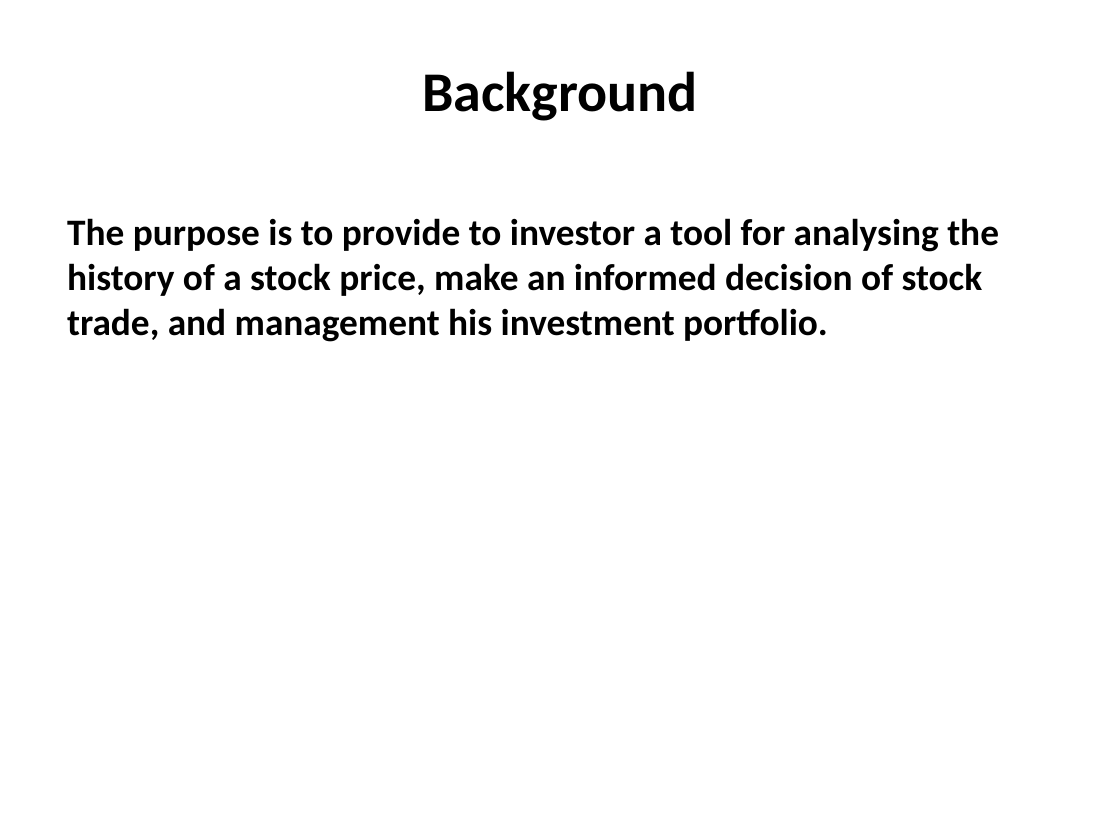
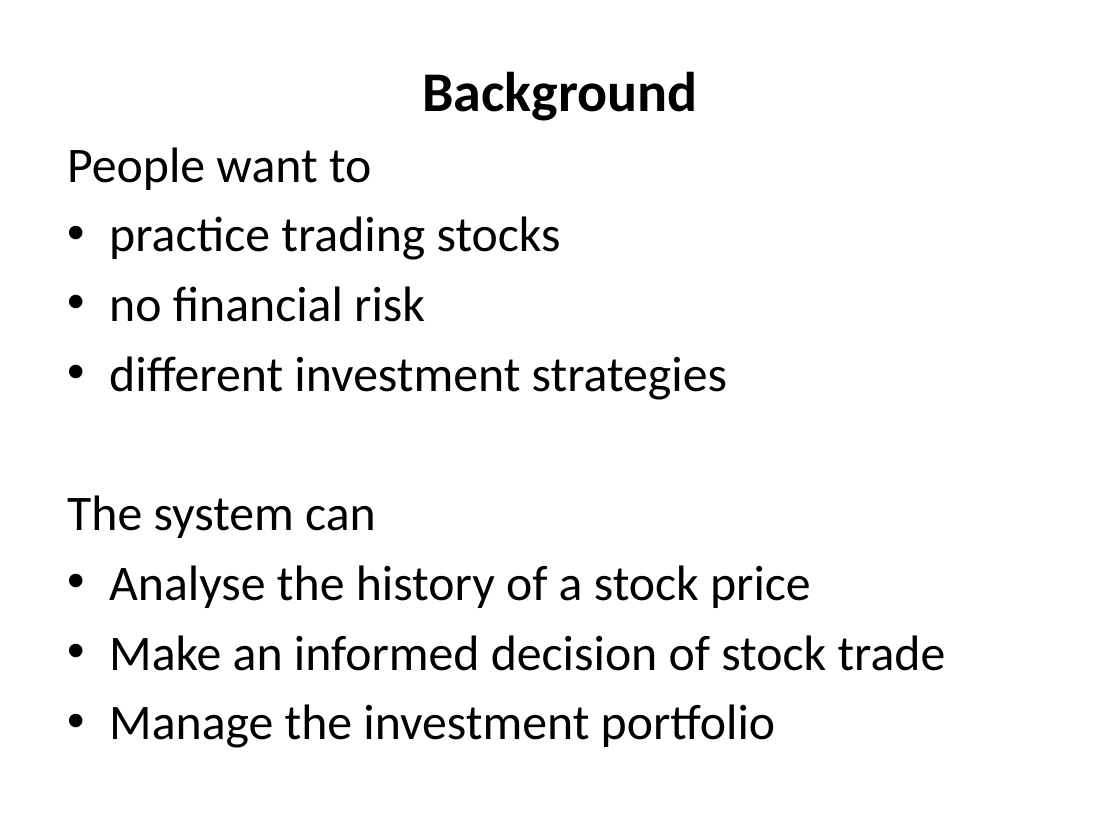
Before and after one commit to IPD8-guofeng/dotnet-group-project, a slide deck: slide 2 of Stock trade and analyst system.pptx. Drawn at 1120x840 pixels with LibreOffice and Linux fonts; fonts in the diff are those of the drawing. Boxes give left, top, right and bottom in pixels: in the first picture for what was removed or moved away, otherwise in the second. Text is boxed around its words. In the diff, an @@ line names an element or a change of style, - is before the commit and + after.

```diff
--- a/Stock trade and analyst system.pptx
+++ b/Stock trade and analyst system.pptx
@@ text at <box>67,147,946,748</box>: text changed; size 24 to 32 pt; bold off @@
-The purpose is to provide to investor a tool for analysing the history of a stock price, make an informed decision of stock trade, and management his investment portfolio.
+People want to
+• practice trading stocks
+• no financial risk
+• different investment strategies
+The system can
+• Analyse the history of a stock price
+• Make an informed decision of stock trade
+• Manage the investment portfolio
```
Also in this commit, not shown: 5 other slides changed, 1 slide added, 3 other files.
